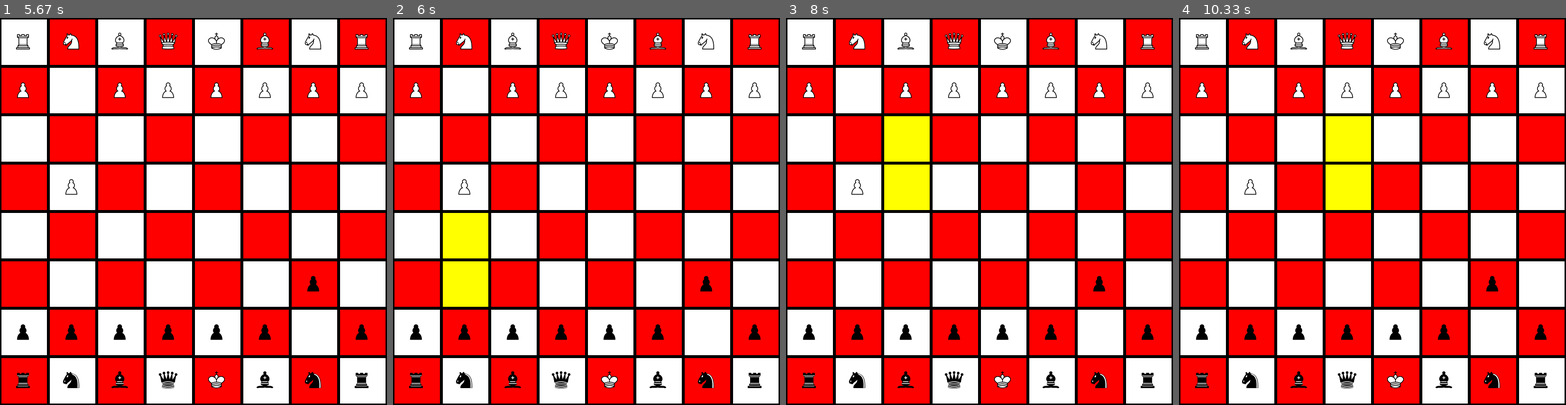
Above: before the commit, frames 1-4 (left to right).
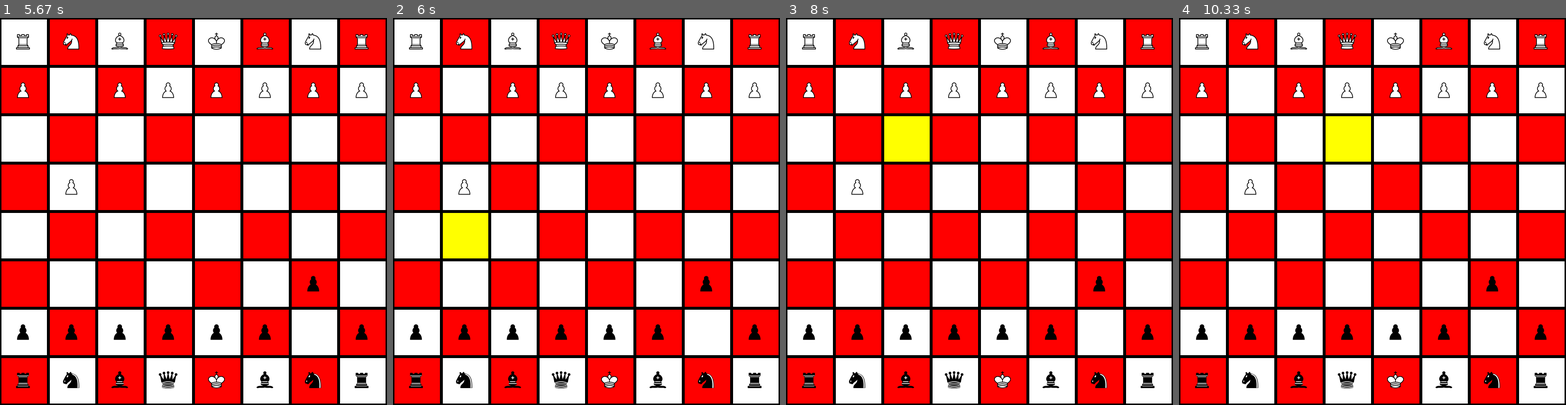
Above: after the commit, the same moments.

Repository: UnluckyLearns/python-learning-journey
Game: pygame game, started from Intermediate/Chess/main.py
Same seed, same stepped clock (60 frames per second), same inputs: the game is played once before the commit and once after it.
Inputs (mouse positions are in pixels of both pictures, inside the frame that each line leads up to):
- Up to frame 1 (5.67 s): click (251, 76) at 1.38 s; click (92, 68) at 1.72 s; click (54, 199) at 2.05 s; click (174, 312) at 2.38 s; click (340, 358) at 2.72 s; click (328, 312) at 3.55 s; click (328, 288) at 4.38 s
- Up to frame 2 (6 s): click (474, 188) at 5.72 s
- Up to frame 3 (8 s): click (917, 87) at 7.05 s; click (886, 110) at 7.88 s
- Up to frame 4 (10.33 s): click (1349, 95) at 8.72 s; click (1357, 79) at 10.05 s

Frame 1 is identical in both runs. In frame 2, 1.4% of the frame differs, in the area x 12-25%, y 62-75%; in frame 3, 1.4%; in frame 4, 1.4%.

Commit message:
Fixed A Bug In the Pawn Movement

Diff:
--- a/Intermediate/Chess/pieces.py
+++ b/Intermediate/Chess/pieces.py
@@ -10,6 +10,7 @@
         self.load = pygame.image.load(rf"C:\Users\User\Desktop\test\Chess\Chess_Pieces\{color}\{piece_name}.png")
 
     def get_pos(self,board):
+        print("here2")
         self.poss_moves = []
         for r,c in self.direction:
             row = self.row + r
@@ -28,35 +29,45 @@
 
 class Pawns(Pieces):
     def __init__(self, color,col ,row,):
+        self.counter = 0
         super().__init__(color,col ,row,"Pawn")
 
-    def get_pos(self,board):
+    def get_pos(self, board):
         self.poss_moves = []
-        for mov in range(1,3):
-            if  self.color == "White":
-                if self.col + mov  <= 7:
-                    if self.row + 1 <= 7:
-                        if board[self.col+1][self.row + 1].piece:
-                            if board[self.col+1][self.row + 1].piece.color =="Black":
-                                self.poss_moves.append((self.row + 1 ,self.col+1))
-                    if  board[self.col+1][self.row - 1].piece:
-                        if board[self.col+1][self.row - 1].piece.color =="Black":
-                         self.poss_moves.append((self.row - 1 ,self.col+1))
-                    if  board[self.col+mov][self.row].piece:
-                            return self.poss_moves
-                    self.poss_moves.append((self.row,self.col+mov))
-            elif self.color == "Black":
-                if   0 < self.col - mov:
-                    if self.row + 1 <= 7:
-                        if  board[self.col-1][self.row + 1].piece:
-                            if board[self.col-1][self.row + 1].piece.color =="White":
-                                self.poss_moves.append((self.row + 1 ,self.col-1))
-                    if  board[self.col-1][self.row - 1].piece:
-                        if board[self.col-1][self.row - 1].piece.color =="White":
-                            self.poss_moves.append((self.row - 1 ,self.col-1))
-                    if  board[self.col-mov][self.row].piece:
-                            return self.poss_moves
-                    self.poss_moves.append((self.row,self.col-mov))
+        if self.color == "White":
+            if self.col + 1 <= 7:
+                if self.row + 1 <= 7:
+                    if board[self.col + 1][self.row + 1].piece:
+                        if board[self.col + 1][self.row + 1].piece.color == "Black":
+                            self.poss_moves.append((self.row + 1, self.col + 1))
+                if self.row - 1 >= 0:
+                    if board[self.col + 1][self.row - 1].piece:
+                        if board[self.col + 1][self.row - 1].piece.color == "Black":
+                            self.poss_moves.append((self.row - 1, self.col + 1))
+                if not board[self.col + 1][self.row].piece:
+                    self.poss_moves.append((self.row, self.col + 1))
+                    if self.counter == 0:
+                        self.counter = 1
+                        if self.col + 2 <= 7:
+                            if not board[self.col + 2][self.row].piece:
+                                self.poss_moves.append((self.row, self.col + 2))
+        elif self.color == "Black":
+            if self.col - 1 >= 0:
+                if self.row + 1 <= 7:
+                    if board[self.col - 1][self.row + 1].piece:
+                        if board[self.col - 1][self.row + 1].piece.color == "White":
+                            self.poss_moves.append((self.row + 1, self.col - 1))
+                if self.row - 1 >= 0:
+                    if board[self.col - 1][self.row - 1].piece:
+                        if board[self.col - 1][self.row - 1].piece.color == "White":
+                            self.poss_moves.append((self.row - 1, self.col - 1))
+                if not board[self.col - 1][self.row].piece:
+                    self.poss_moves.append((self.row, self.col - 1))
+                    if self.counter == 0:
+                        self.counter = 1
+                        if self.col - 2 >= 0:
+                            if not board[self.col - 2][self.row].piece:
+                                self.poss_moves.append((self.row, self.col - 2))
         return self.poss_moves
 
 class Rook(Pieces):
